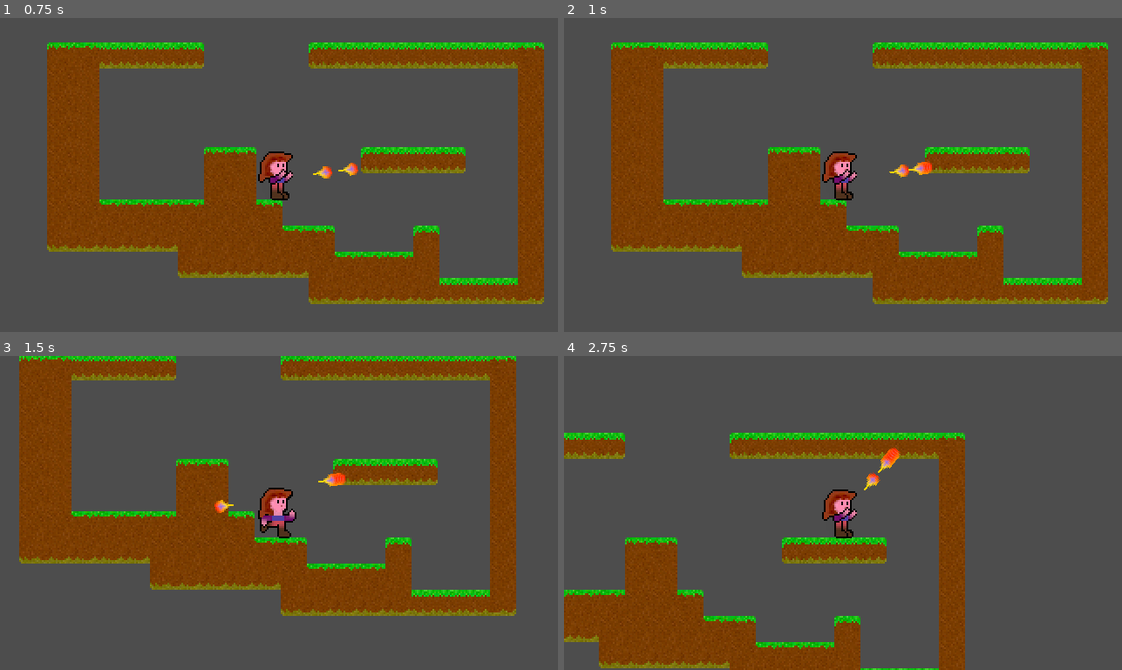
Above: before the commit, frames 1-4 (two rows, left to right).
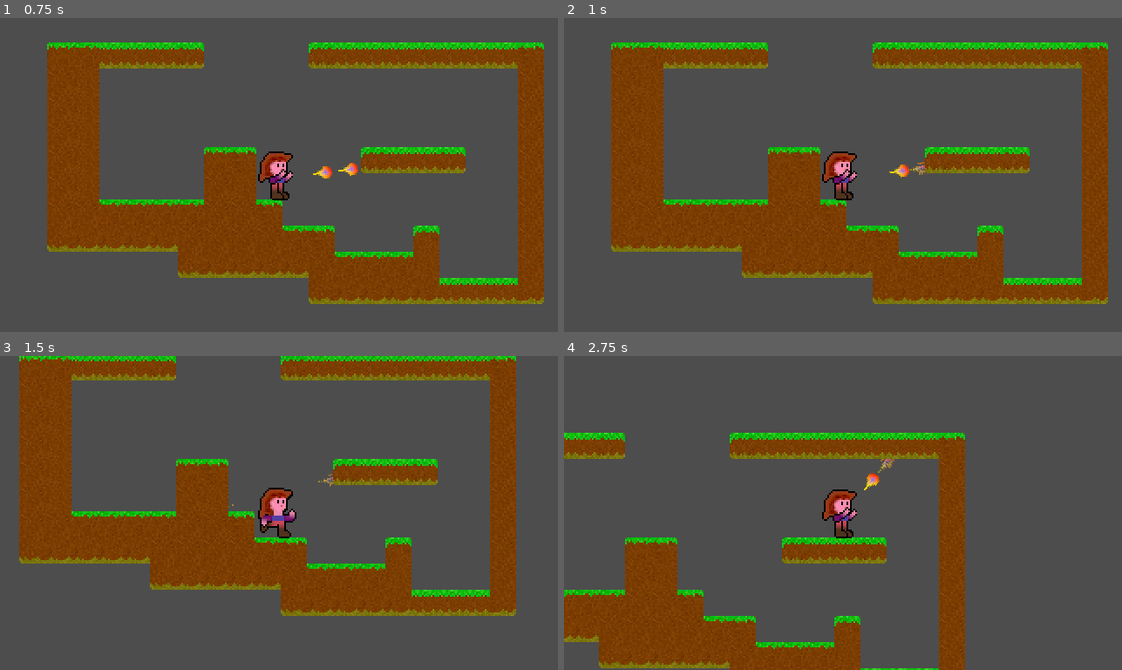
Above: after the commit, the same moments.

Repository: Teaching-myself-Godot/godot-zelia
Game: Godot game, scene res://world.tscn
Two runs of this game, one before a commit and one after it. Both use one fixed random seed, a clock stepped at 60 frames per second and the inputs below.
Inputs (mouse positions are in pixels of both pictures, inside the frame that each line leads up to):
- Up to frame 1 (0.75 s): tap Enter at 0.5 s; move the mouse to (401, 159) at 0.52 s; press the mouse at (401, 159) at 0.53 s; hold D (Run right) from 0.53 s (still down)
- Up to frame 2 (1 s): keep holding D (Run right); tap W (Jump) at 0.77 s
- Up to frame 3 (1.5 s): keep holding D (Run right); move the mouse to (167, 528) at 1.27 s; release the mouse at (167, 528) at 1.28 s; click (167, 528) at 1.35 s
- Up to frame 4 (2.75 s): tap W (Jump) at 1.52 s; move the mouse to (898, 443) at 2.02 s; release D (Run right) at 2.03 s; press the mouse at (898, 443) at 2.03 s; hold A (Run left) from 2.03 s (still down)

Frame 1 is identical in both runs. In frame 2, 0.1% of the frame differs, in the area x 61-67%, y 45-50%; in frame 3, 0.2%, in the area x 38-63%, y 37-50%; in frame 4, 0.2%.

Commit message:
adds dissipate renditions to fireball.

Diff:
--- a/projectiles/fireball/fireball.gd
+++ b/projectiles/fireball/fireball.gd
@@ -4,7 +4,14 @@
 @export var velocity = Vector2.ZERO
 
 func _ready():
-	print(TextureRenditions.singleton_test)
+	# Start playing the "default" animation
+	$AnimatedSprite2D.play("default")
+	# Add a new animation to the SpriteFrames instance of the $AnimatedSprite2D node
+	$AnimatedSprite2D.sprite_frames.add_animation("dissipate")
+	# Loop through all rendition images in the global singleton fireball_dissipate
+	for rendition in TextureRenditions.fireball_dissipate:
+		# Add them as a frame to
+		$AnimatedSprite2D.sprite_frames.add_frame("dissipate", rendition)
 
 func _physics_process(delta):
 	# Update position by velocity-vector
@@ -14,6 +21,8 @@
 	queue_free()
 
 func _on_body_entered(body):
+	# play the dissipate animation we coded
+	$AnimatedSprite2D.play("dissipate")
 	# start the new timer in stead of calling queue_free here
 	$DissipateTimer.start()
 	# slow it down to 1/10th the speed
--- a/projectiles/fireball/fireball.tscn
+++ b/projectiles/fireball/fireball.tscn
@@ -18,6 +18,7 @@
 radius = 3.0
 
 [node name="Fireball" type="Area2D"]
+show_behind_parent = true
 position = Vector2(-2, 0)
 collision_layer = 2
 collision_mask = 2
--- a/texture_renditions.gd
+++ b/texture_renditions.gd
@@ -1,7 +1,39 @@
 extends Node
 
-var singleton_test : String
+var fireball = preload("res://projectiles/fireball/fireball.png").get_image()
+var fireball_dissipate : Array = []
 
 func _ready():
-	singleton_test = "singleton_test"
-	print("asserting this print is called only once")
+	fireball_dissipate = get_dissipate_renditions(fireball, 15, 1, 0.5)
+
+# Return a list of dissipating image renditions as an ImageTexture-Array
+# - src_rendition is the original Image
+# - amount is the amount of times to repeat the rendition effect
+# - scatter is the chance of a pixel being rendered again in a given rendeition
+# - fade is the factor by which the alpha channel transparency should be reduced
+# in each rendition
+func get_dissipate_renditions(src_rendition : Image, amount : int = 14, scatter : int = 1, fade : float = 0.5):
+	var renditions = []
+	for n in range(amount):
+		# Create a new Image instance with the same properties as the source image
+		var dst_rendition = Image.create(src_rendition.get_width(), src_rendition.get_height(), false, src_rendition.get_format())
+		# Loop through all the pixels
+		for x in range(src_rendition.get_width()):
+			for y in range(src_rendition.get_height()):
+				# Get the original color
+				var src_color = src_rendition.get_pixel(x, y)
+				# Copy the source pixel if the random int between 0 and scatter
+				# hits one
+				if randi_range(0, scatter) == 1:
+					# Copy the pixel, reduce opacity by factor fade
+					dst_rendition.set_pixel(x, y, Color(src_color.r, src_color.g, src_color.b, src_color.a * fade))
+
+		# append this rendition to result array
+		renditions.append(ImageTexture.create_from_image(dst_rendition))
+		# overwrite the src_rendition variable with a new empty image
+		src_rendition = Image.create(src_rendition.get_width(), src_rendition.get_height(), false, src_rendition.get_format())
+		# copy the current rendition into this variable entirely to be
+		# manipulated in the next iteration
+		src_rendition.copy_from(dst_rendition)
+	# return the list of amount renditions
+	return renditions
